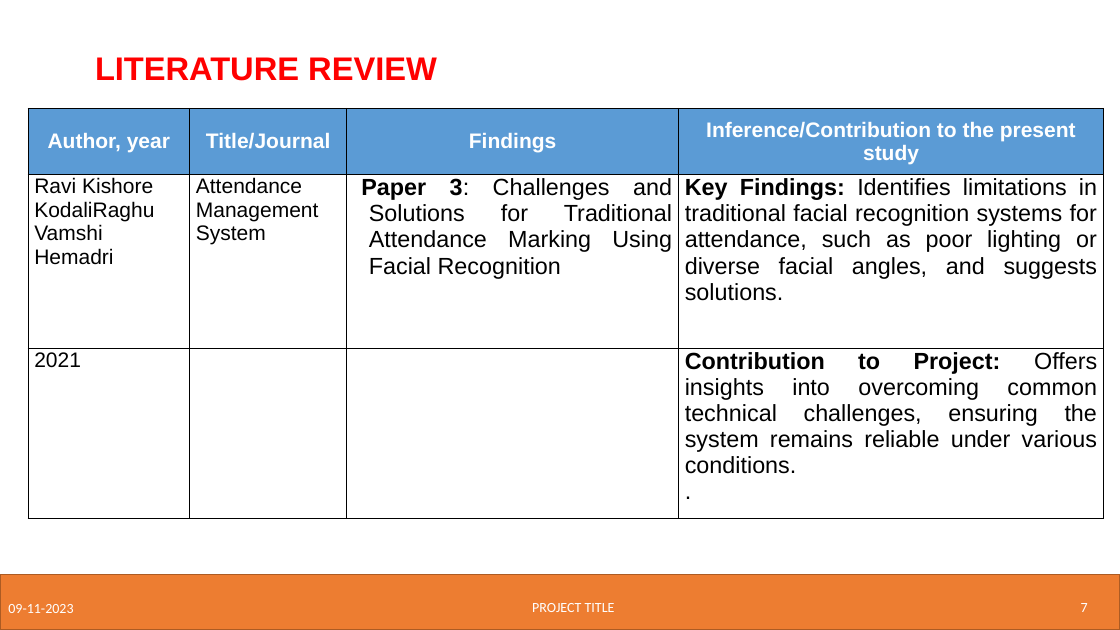
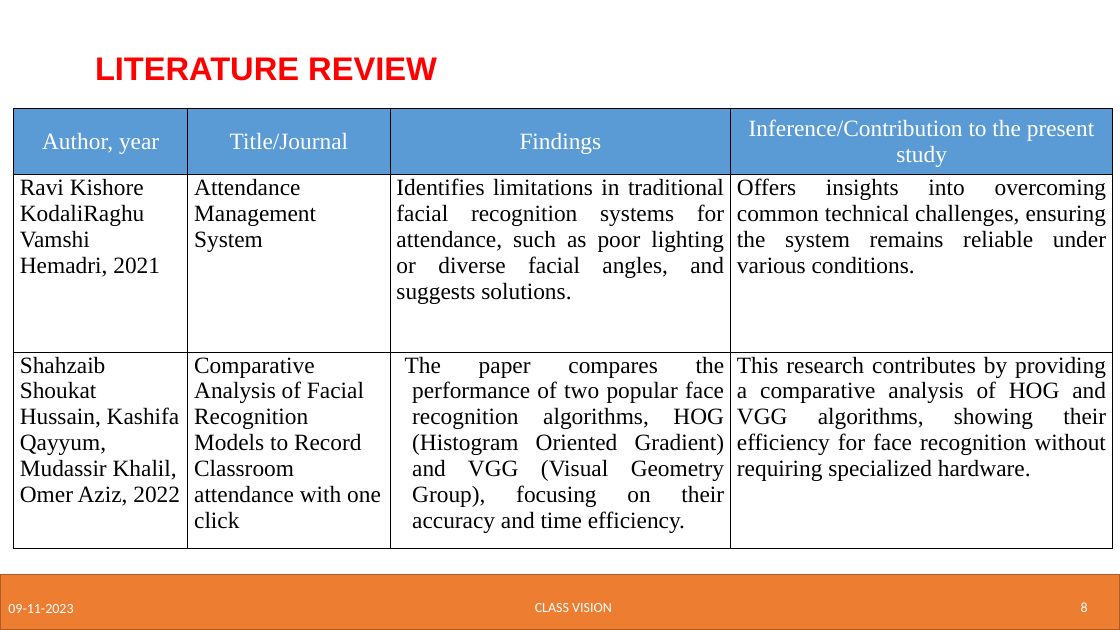
Before and after one commit to AdityaManojA/Class-Vision, a slide deck: slide 8 of Research Related/Phase 1 Project ppt.pptx (slide 7 before the commit). Drawn at 1120x630 pixels with LibreOffice and Linux fonts; fonts in the diff are those of the drawing; background and template pictures are left out. Boxes give left, top, right and bottom in pixels: in the first picture for what was removed or moved away, otherwise in the second. Text is boxed around its words. In the diff, an @@ line names an element or a change of style, - is before the commit and + after.

```diff
--- a/Research Related/Phase 1 Project ppt.pptx
+++ b/Research Related/Phase 1 Project ppt.pptx
@@ table at (x1=13, y1=108, x2=1113, y2=549) @@
-row 2: Ravi Kishore KodaliRaghu Vamshi Hemadri | Attendance Management System | Paper 3: Challenges and Solutions for Traditional Attendance Marking Using Facial Recognition | Key Findings: Identifies limitations in traditional facial recognition systems for attendance, such as poor lighting or diverse facial angles, and suggests solutions.
+row 2: Ravi Kishore KodaliRaghu Vamshi Hemadri, 2021 | Attendance Management System | Identifies limitations in traditional facial recognition systems for attendance, such as poor lighting or diverse facial angles, and suggests solutions. | Offers insights into overcoming common technical challenges, ensuring the system remains reliable under various conditions.
-row 3: 2021 |  |  | Contribution to Project: Offers insights into overcoming common technical challenges, ensuring the system remains reliable under various conditions. / .
+row 3: Shahzaib Shoukat Hussain, Kashifa Qayyum, Mudassir Khalil, Omer Aziz, 2022 | Comparative Analysis of Facial Recognition Models to Record Classroom attendance with one click | The paper compares the performance of two popular face recognition algorithms, HOG (Histogram Oriented Gradient) and VGG (Visual Geometry Group), focusing on their accuracy and time efficiency. | This research contributes by providing a comparative analysis of HOG and VGG algorithms, showing their efficiency for face recognition without requiring specialized hardware.
@@ size 18 to 20 pt, font Arial to Times New Roman in "Author, year", "Title/Journal", "Findings", "Inference/Contribution to the present study" and 1 more places @@
@@ bold off in "Author, year", "Title/Journal", "Findings", "Inference/Contribution to the present study" @@
@@ table resized from (x1=28, y1=108, x2=1103, y2=518) to (x1=13, y1=108, x2=1113, y2=549) @@
@@ text at (x1=535, y1=603, x2=612, y2=612): text changed @@
-PROJECT TITLE
+CLASS VISION
@@ page number at (x1=1081, y1=602, x2=1088, y2=612): text changed @@
-7
+8
```
Also in this commit, not shown: 16 other slides changed, 3 slides added, 2 slides removed.
